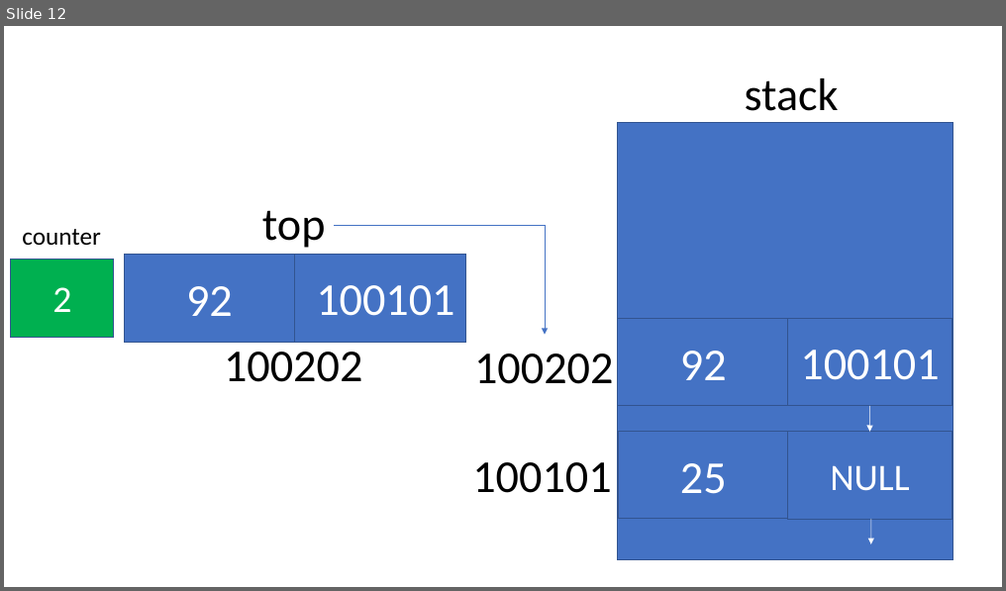
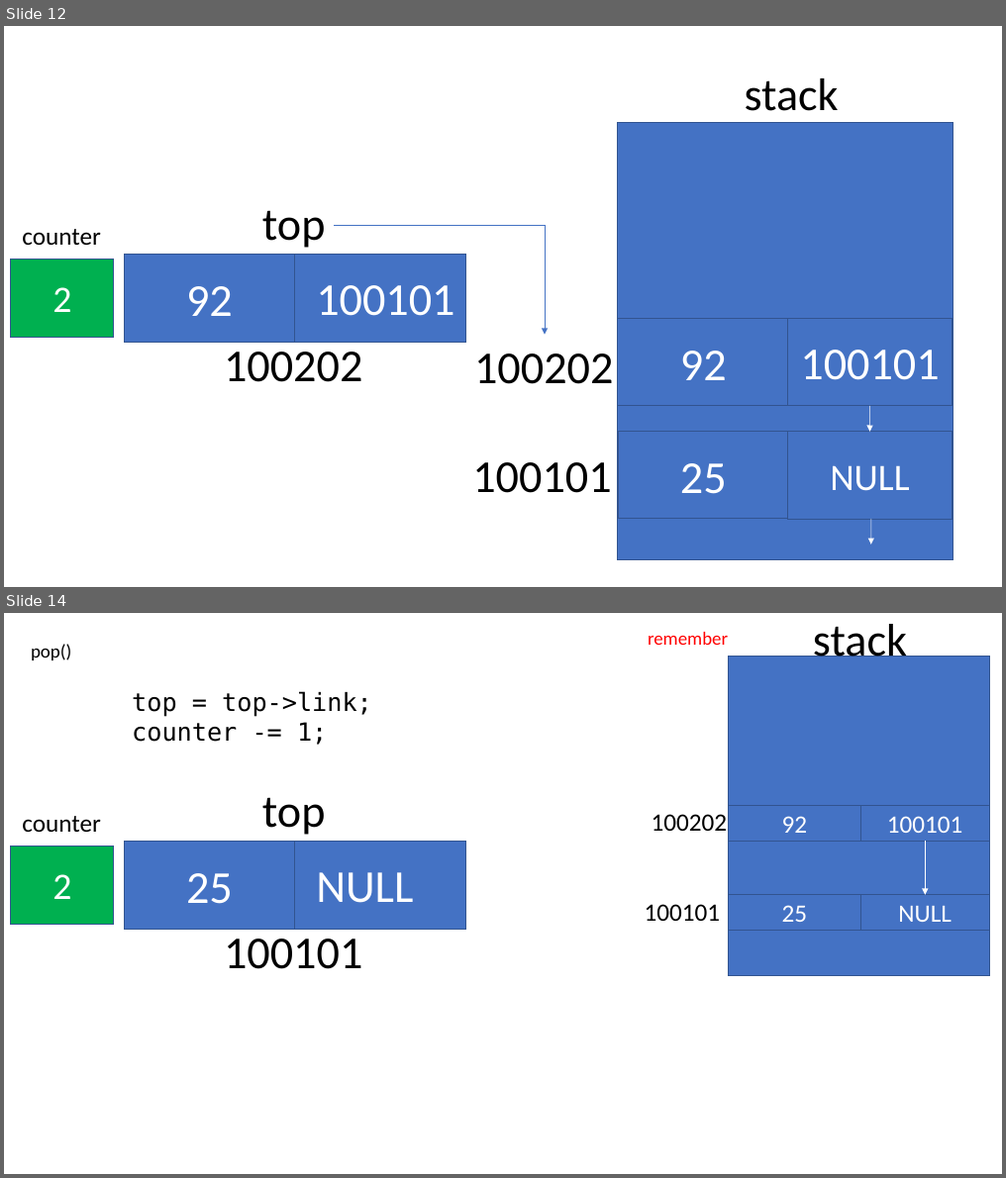
Before and after one commit to mysCod3r/BMI2123-Data-Structures, a slide deck: presentation.pptx. Shown one above the other, each under a label of ours: slide 12 before the commit, slides 12 and 14 after it; the slides between them are not shown. The pictures are 1006x591 and 1006x1178 pixels, drawn with LibreOffice and Linux fonts; fonts in the diff are those of the drawing. Boxes give left, top, right and bottom in pixels: in the first picture for what was removed or moved away, otherwise in the second. Text is boxed around its words. In the diff, an @@ line names an element or a change of style, - is before the commit and + after.

```diff
--- a/presentation.pptx
+++ b/presentation.pptx
@@ slide 14 added at [4,613,1002,1174], background #FFFFFF @@
@@ text added at [648,632,728,645], 18 pt, text #FF0000 @@
+remember
@@ text added at [813,624,907,666], 44 pt, text #000000 @@
+stack
@@ text added at [31,644,71,661], 18 pt, text #000000 @@
+pop()
@@ rectangle added at [729,656,990,975], fill #4472C4, outline #325491 1 pt @@
@@ text added at [132,691,372,745], 24 pt, text #000000 @@
+top = top->link;
+counter -= 1;
@@ text added at [22,816,100,833], 24 pt, text #000000 @@
+counter
@@ text added at [262,797,326,835], 44 pt, text #000000 @@
+top
@@ text added at [651,814,728,831], 24 pt, text #000000 @@
+100202
@@ rectangle added at [729,805,861,842], fill #4472C4, outline #325491 1 pt, 24 pt, text #FFFFFF @@
+92
@@ rectangle added at [861,805,990,842], fill #4472C4, outline #325491 1 pt, 24 pt, text #FFFFFF @@
+100101
@@ rectangle added at [11,846,113,924], fill #00B050, outline #325491 1 pt, 36 pt, text #FFFFFF @@
+2
@@ rectangle added at [124,842,294,929], fill #4472C4, outline #325491 1 pt, 44 pt, text #FFFFFF @@
+25
@@ rectangle added at [295,842,466,929], fill #4472C4, outline #325491 1 pt @@
@@ arrow added from (926, 842) to (926, 895), #FFFFFF 0.5 pt @@
@@ text added at [316,872,413,903], 44 pt, text #FFFFFF @@
+NULL
@@ text added at [645,904,721,921], 24 pt, text #000000 @@
+100101
@@ rectangle added at [729,895,861,931], fill #4472C4, outline #325491 1 pt, 24 pt, text #FFFFFF @@
+25
@@ rectangle added at [861,895,990,931], fill #4472C4, outline #325491 1 pt, 24 pt, text #FFFFFF @@
+NULL
@@ text added at [224,939,362,969], 44 pt, text #000000 @@
+100101
@@ arrow added from (870, 993) to (870, 1019), #FFFFFF 0.5 pt @@
@@ arrow added from (871, 1106) to (871, 1132), #FFFFFF 0.5 pt @@
```
Also in this commit, not shown: 2 slides changed, 16 other slides added, 6 other files.
